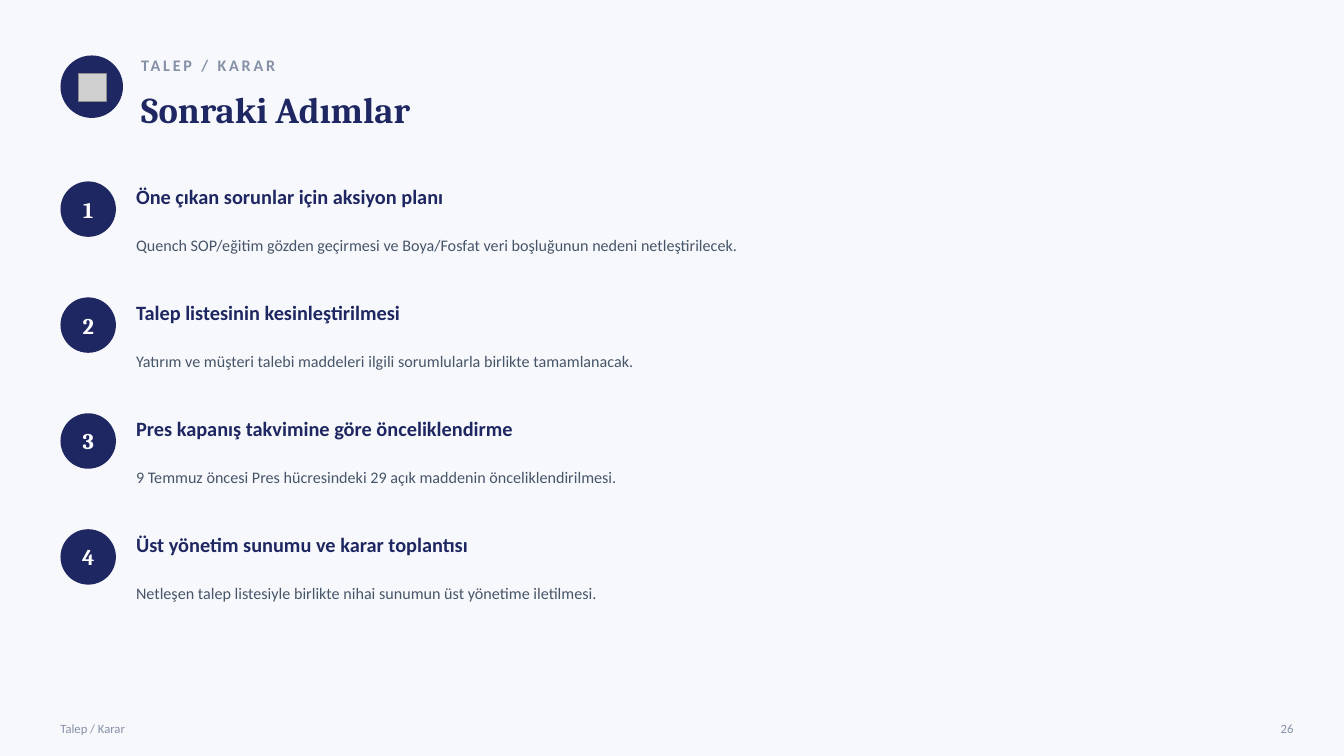
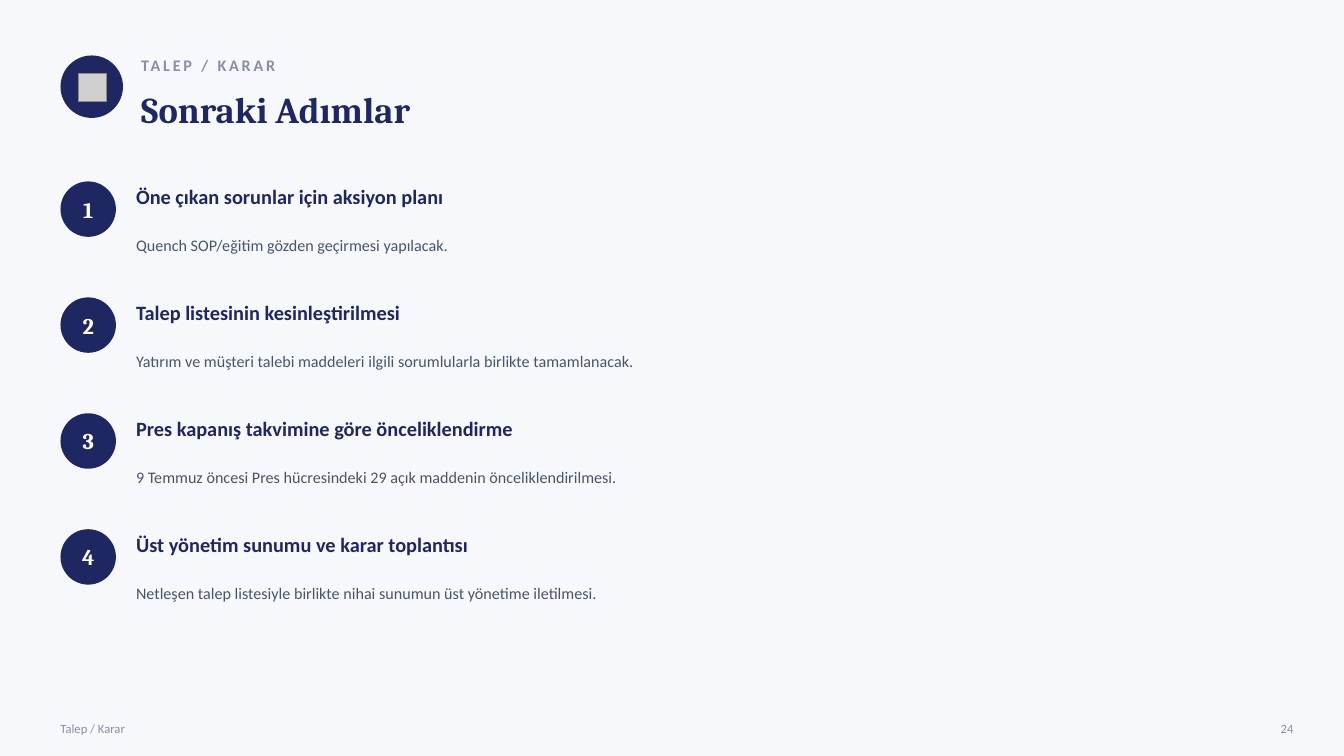
Before and after one commit to sgtdali/ManufUI, a slide deck: slide 25 of docs/sunumlar/Repkon-HF901-Ust-Yonetim-Sunumu-2026-07.pptx (slide 27 before the commit). Drawn at 1344x756 pixels with LibreOffice and Linux fonts; fonts in the diff are those of the drawing; grey boxes stand for pictures. Boxes give left, top, right and bottom in pixels: in the first picture for what was removed or moved away, otherwise in the second. Text is boxed around its words. In the diff, an @@ line names an element or a change of style, - is before the commit and + after.

```diff
--- a/docs/sunumlar/Repkon-HF901-Ust-Yonetim-Sunumu-2026-07.pptx
+++ b/docs/sunumlar/Repkon-HF901-Ust-Yonetim-Sunumu-2026-07.pptx
@@ text at <box>136,240,448,254</box>: text changed @@
-Quench SOP/eğitim gözden geçirmesi ve Boya/Fosfat veri boşluğunun nedeni netleştirilecek.
+Quench SOP/eğitim gözden geçirmesi yapılacak.
```
Also in this commit, not shown: 23 other slides changed, 2 slides removed, 12 other files.
